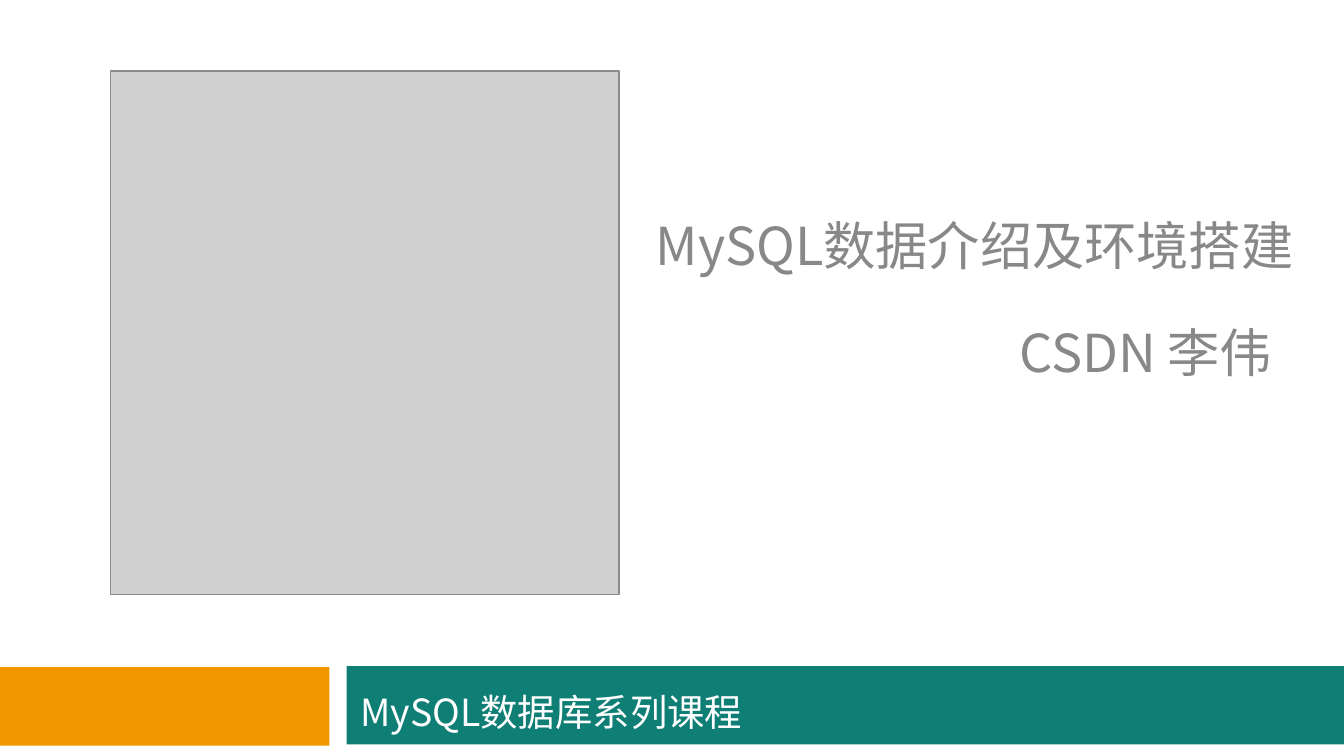
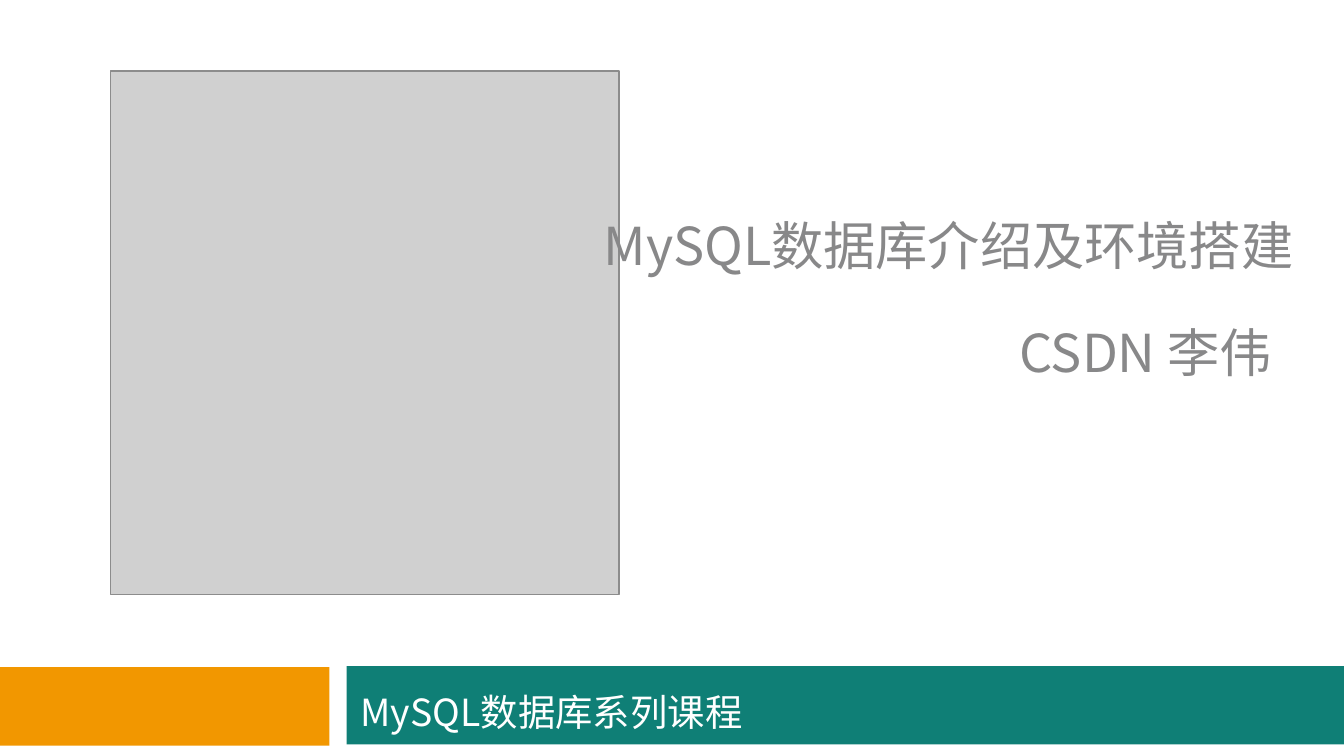
Before and after one commit to hbsiteam/Teaching2013, a slide deck: slide 1 of 3G/MySQL数据库/MySQL_PPT_1.0.0/MySQL-chapter-1-v1.0.0.ppt. Drawn at 1344x756 pixels with LibreOffice and Linux fonts; fonts in the diff are those of the drawing; grey boxes stand for pictures. Boxes give left, top, right and bottom in pixels: in the first picture for what was removed or moved away, otherwise in the second. Text is boxed around its words. In the diff, an @@ line names an element or a change of style, - is before the commit and + after.

Commit message:
李伟 更新至第二课上机指导

```diff
--- a/3G/MySQL数据库/MySQL_PPT_1.0.0/MySQL-chapter-1-v1.0.0.ppt
+++ b/3G/MySQL数据库/MySQL_PPT_1.0.0/MySQL-chapter-1-v1.0.0.ppt
@@ text at bbox=[604, 212, 1294, 279]: text changed @@
-MySQL数据介绍及环境搭建
+MySQL数据库介绍及环境搭建
```
Also in this commit, not shown: 15 other slides changed, 1 slide added, 4 other files.
